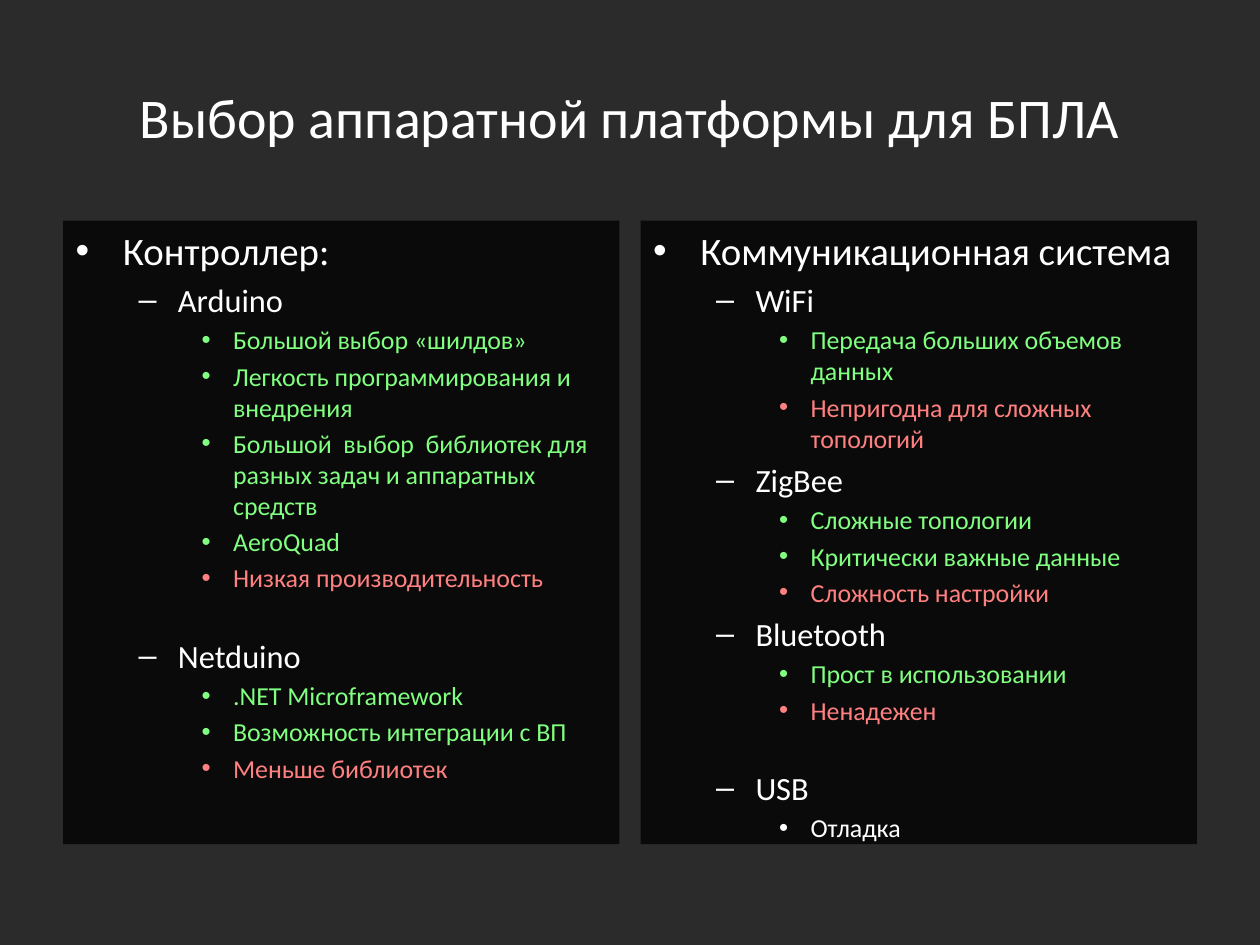
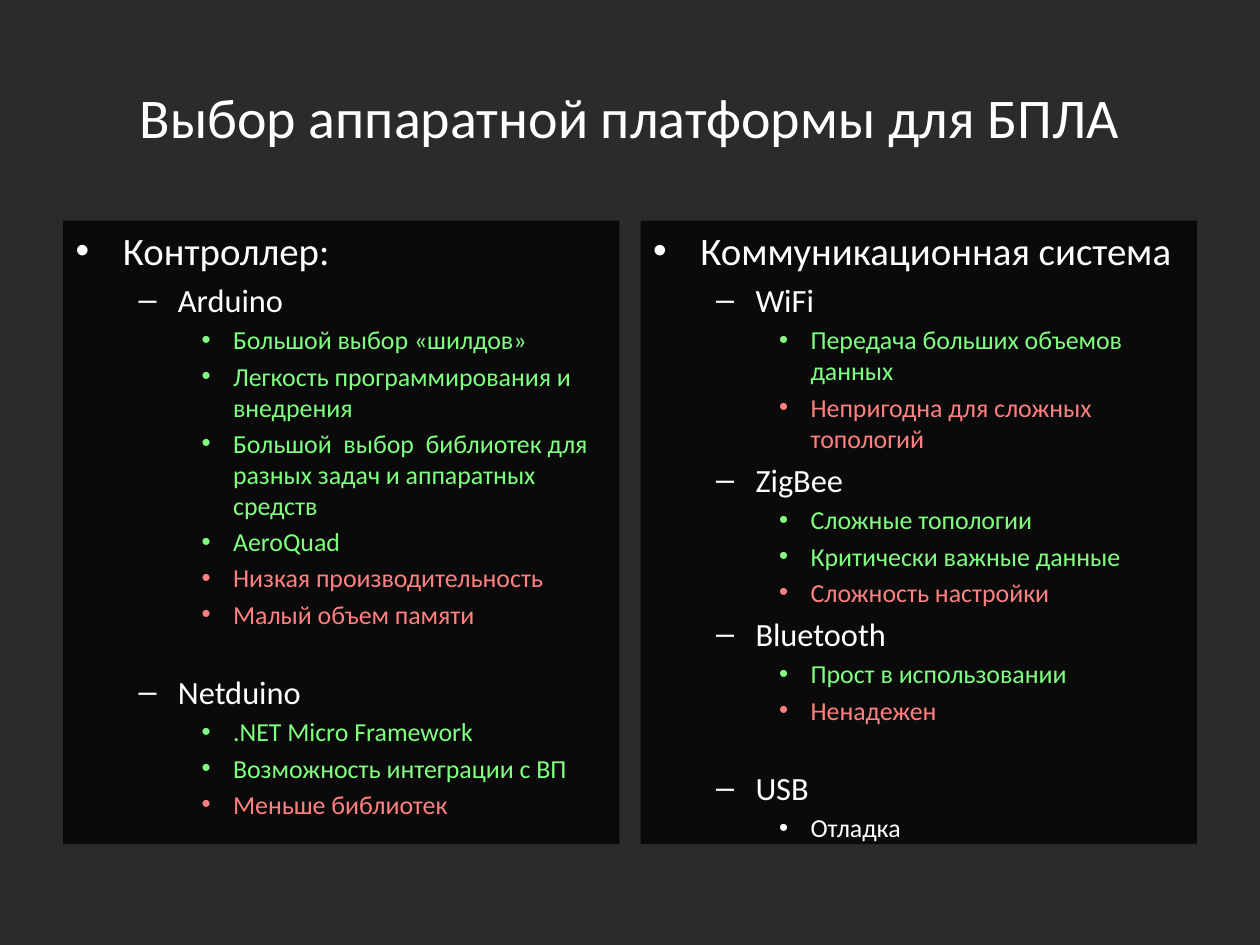
Before and after one commit to Jacobi20/quadro-xds, a slide deck: slide 8 of Docs/Medias2012_dhg.pptx. Drawn at 1260x945 pixels with LibreOffice and Linux fonts; fonts in the diff are those of the drawing; background and template pictures are left out; a plain dark background stands for a picture behind light text. Boxes give left, top, right and bottom in pixels: in the first picture for what was removed or moved away, otherwise in the second. Text is boxed around its words. In the diff, an @@ line names an element or a change of style, - is before the commit and + after.

```diff
--- a/Docs/Medias2012_dhg.pptx
+++ b/Docs/Medias2012_dhg.pptx
@@ text at box(233, 606, 474, 624): paragraph added @@
+    • Малый объем памяти
@@ text at box(233, 723, 473, 741): text changed @@
-    • .NET Microframework
+    • .NET Micro Framework
```
Also in this commit, not shown: 7 other slides changed, 2 slides added, 4 slides removed.
